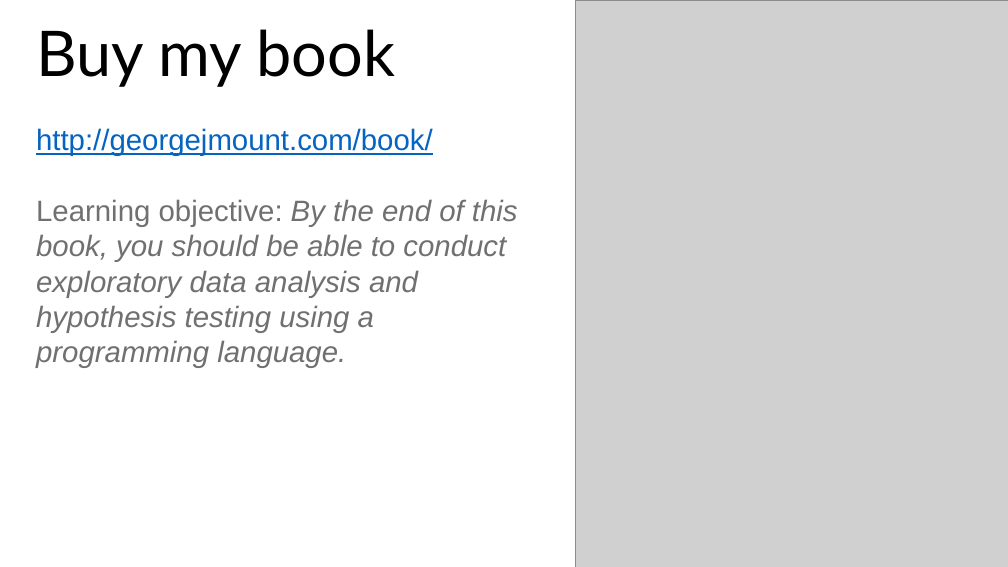
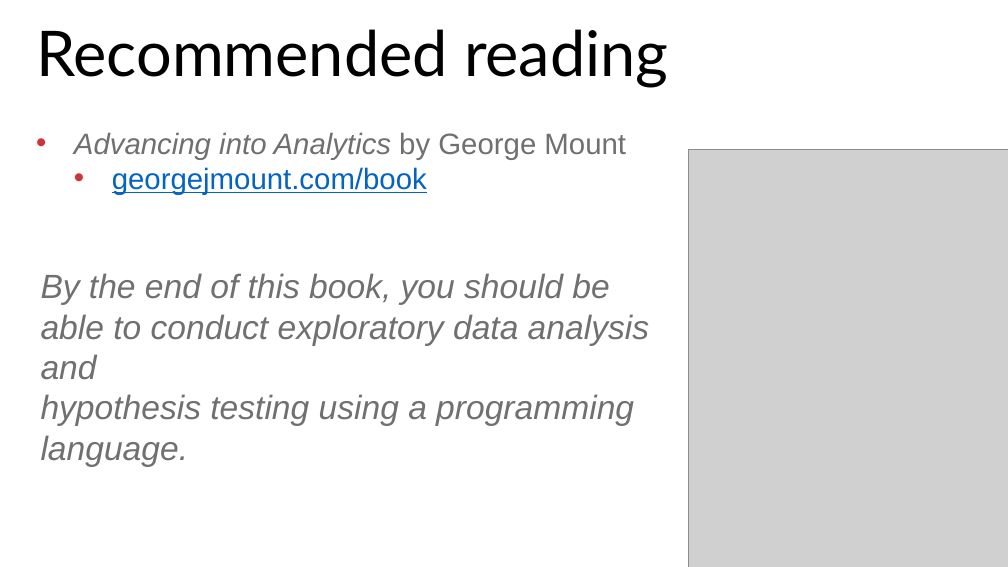
Before and after one commit to stringfestdata/advancing-into-analytics-ps-meetup, a slide deck: slide 28 of advancing-into-analytics-presentation.pptx. Drawn at 1008x567 pixels with LibreOffice and Linux fonts; fonts in the diff are those of the drawing; grey boxes stand for pictures. Boxes give left, top, right and bottom in pixels: in the first picture for what was removed or moved away, otherwise in the second. Text is boxed around its words. In the diff, an @@ line names an element or a change of style, - is before the commit and + after.

```diff
--- a/advancing-into-analytics-presentation.pptx
+++ b/advancing-into-analytics-presentation.pptx
@@ text at [36, 29, 669, 88]: text changed @@
-Buy my book
+Recommended reading
@@ text added at [74, 132, 626, 195], 28 pt, text #707070 @@
+• Advancing into Analytics by George Mount
+  • georgejmount.com/book
@@ picture: place and size @@
-picture at [575, 0, 1008, 567]
+picture at [688, 149, 1008, 567]
@@ text "By the end of this ...": place and size @@
-text "By the end of this ..." at [36, 128, 518, 368]
+text "By the end of this ..." at [41, 273, 649, 426]
@@ text at [41, 273, 649, 380]: text changed; size 28 to 32 pt @@
-http://georgejmount.com/book/
-Learning objective: By the end of this book, you should be able to conduct exploratory data analysis and
+By the end of this book, you should be able to conduct exploratory data analysis and
@@ text at [41, 394, 634, 426]: size 28 to 32 pt in "hypothesis testing using a programming language." @@
```
Also in this commit, not shown: 11 other slides changed, 6 slides added, 5 slides removed, 1 other file.
